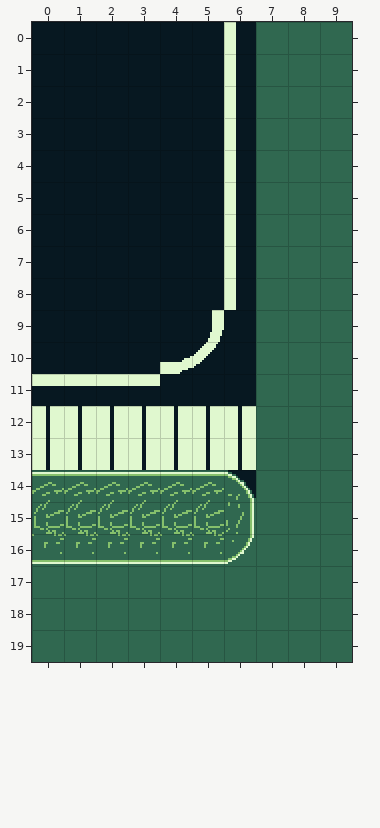
Two versions of a level (Tiled map, Tiled project/control city C.tmx). The picture above is the old version.
Cells are 16x16 px. Shown: x 0..9, y 0..19.
After the commit:
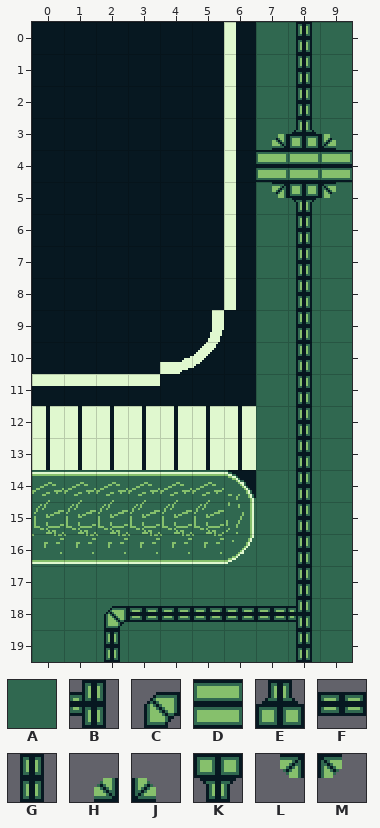
Key: from "temporal_light_tileset": A 288, B 1569 turned 270, C 1571, D 1695, E 1698, F 1699, G 1761, H 1821, J 1822, K 1825, L 1885, M 1886.
_ is an empty cell.
Tiles of an added or newly shown layer are drawn over the layers below it.
Change:
Layer "Tile Layer 1":
y 4: x 7..9 AAA -> DDD
Layer "Tile Layer 5" (added):
y 0..2: x 8 _ -> G
y 3: x 7..9 ___ -> HEJ
y 5: x 7..9 ___ -> LKM
y 6..17: x 8 _ -> G
y 18: x 2..8 _______ -> CFFFFFB
y 19: x 2 _ -> G; x 8 _ -> G
Where, in picture pixels (left, top, right, bottom), the same in both pictures:
changed: (104, 22, 352, 662)
